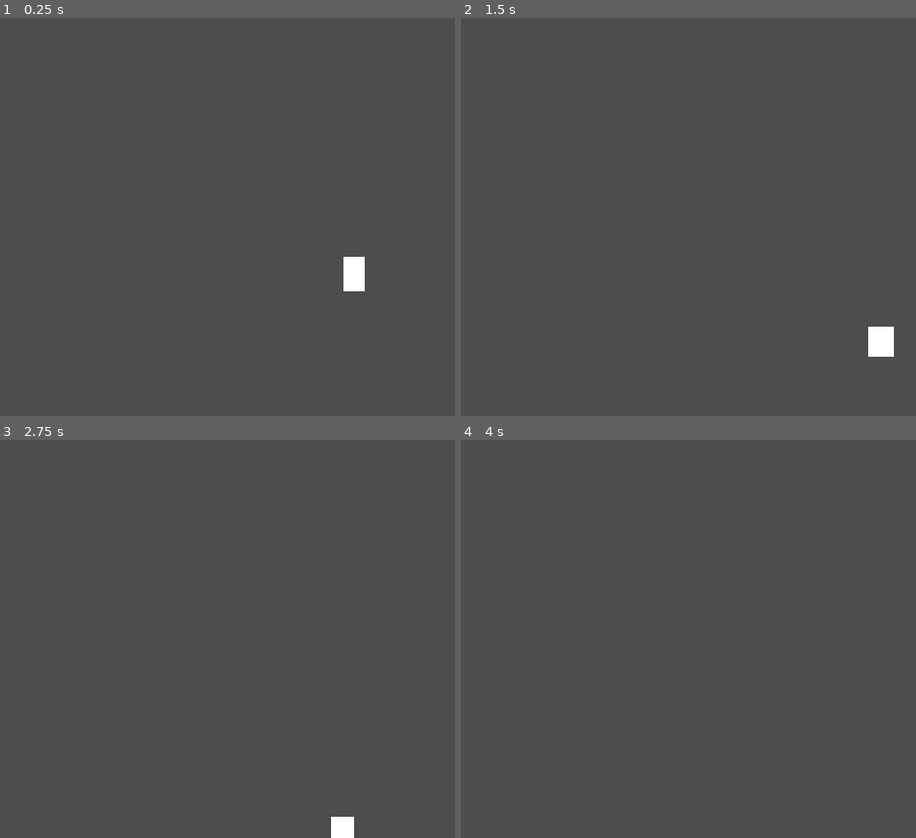
Above: before the commit, frames 1-4 (two rows, left to right).
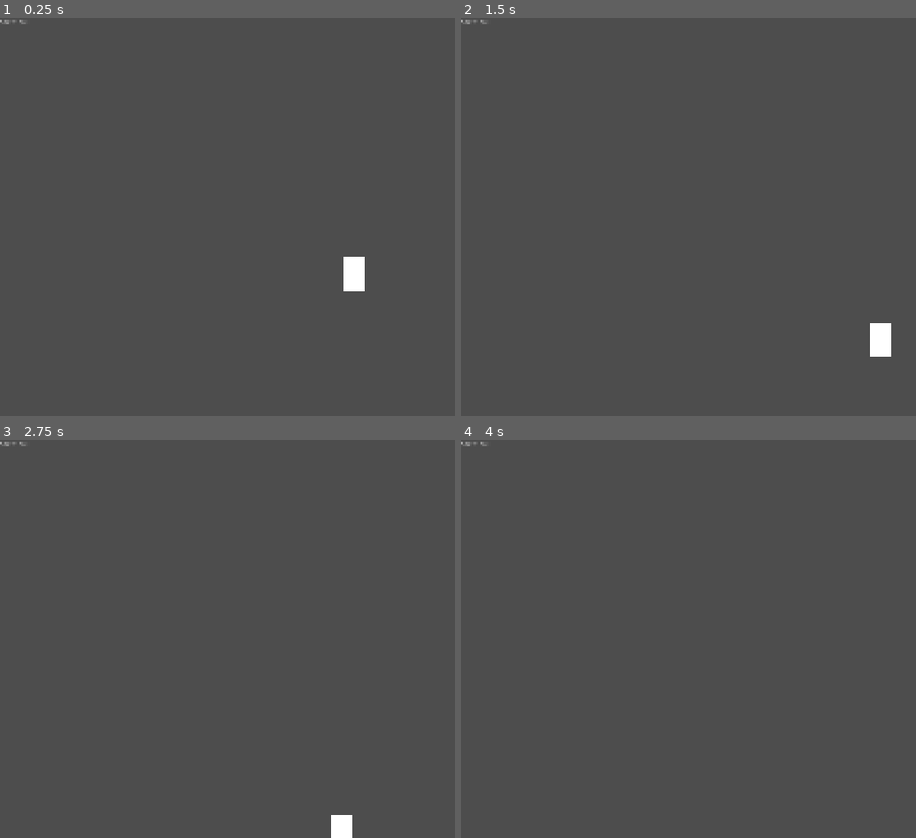
Above: after the commit, the same moments.

Repository: yasukawa426/2d-platformer-godot
Game: Godot game, scene res://scenes/player/player.tscn
The game is run twice, just before and just after one commit, with the same random seed, the same clock (stepped at 60 frames per second) and the same inputs. This scene is started directly instead of the project's main scene.
Inputs (mouse positions are in pixels of both pictures, inside the frame that each line leads up to):
- Up to frame 1 (0.25 s): no input
- Up to frame 2 (1.5 s): move the mouse to (outside the picture) at 0.52 s; hold Space (jump) 0.53-1.28 s; hold D (move_right) from 0.53 s (still down); move the mouse to (674, 236) at 1.27 s; tap Space (jump) at 1.35 s
- Up to frame 3 (2.75 s): tap Space (jump) at 1.52, 1.82 s; move the mouse to (423, 551) at 2.02 s; release D (move_right) at 2.03 s; hold A (move_left) from 2.03 s (still down); hold Space (jump) from 2.03 s (still down)
- Up to frame 4 (4 s): move the mouse to (779, 718) at 2.77 s; release A (move_left) at 2.78 s; release Space (jump) at 2.78 s; hold D (move_right) from 2.78 s (still down); tap Space (jump) at 2.85, 3.02, 3.32 s; tap Enter at 3.5 s; move the mouse to (outside the picture) at 3.52 s; hold Space (jump) from 3.53 s (still down)

The runs differ from the first frame. In frame 1, less than 0.1% of the frame differs, in the area x 0-6%, y 0-2%; in frame 2, 0.1%, in the area x 0-96%, y 0-86%; in frame 3, less than 0.1%; in frame 4, less than 0.1%.

Commit message:
refact: move player logic to state machine with idle, move, jump, and fall states

Diff:
--- /dev/null
+++ b/common/script/State.gd
@@ -0,0 +1,75 @@
+@abstract
+class_name State extends Node
+##  Default base state class each State will extend.
+##  States can implement their own version of predefined functions. If they want to main the predefined behavior they must call `super()` inside its implementation followed by their new wanted behavior.
+
+
+# ## The animation that should be played on this state
+# @export var animation_name: String
+
+## Players max horizontal speed
+const MAX_SPEED: float = 2000 # pixels/s
+## Amount of horizontal speed gained while holding a movement key (left or right). "* 1" means one second for full speed. "* 2" means half a second. / "2 means" 2 seconds.
+const ACCELERATION: float = MAX_SPEED * 1 # pixels/s²
+## Deceleration when going in the opposite direction of the current movement.
+const DECELERATION: float = ACCELERATION * 3
+## Deceleration amount when the player isn't pressening anything. Friction I guess
+const IDLE_DECELERATION: float = ACCELERATION / 2
+
+## Reference to the player so that the state can control it.
+var parent: Player
+
+
+## Returns the gravity vector computed from all sources affecting the player (so normal gravity + area gravitys, etc)
+func _get_gravity() -> Vector2:
+	return parent.get_gravity()
+
+
+func enter() -> void:
+	return
+
+
+func exit() -> void:
+	return
+
+
+## By default, all State apply gravity when not on floor.
+func process_physics(_delta: float) -> State:
+	return
+
+
+func process_frame(_delta: float) -> State:
+	return
+
+
+func process_input(_event: InputEvent) -> State:
+	return
+
+
+func apply_horizontal_movement(direction: float, delta: float):
+	var velocity: Vector2 = parent.velocity
+
+	if direction:
+		#it means we are trying to go in the oposite direction
+		if direction != signf(velocity.x):
+			velocity.x += direction * DECELERATION * delta # so the (des)acceleration is twice as strong
+		else:
+			velocity.x += direction * ACCELERATION * delta
+	else:
+		velocity.x = move_toward(velocity.x, 0, IDLE_DECELERATION * delta)
+
+	velocity.x = clamp(velocity.x, MAX_SPEED * -1, MAX_SPEED)
+
+	parent.velocity = velocity
+
+## fixme: bugged, doesnt reset properly
+func squish() -> void:
+	var velocity = parent.velocity
+	var sprite = parent.sprite
+
+	var multiplier =  abs(velocity.y * 0.00005)
+
+
+	sprite.scale = Vector2(1 - multiplier, 1 + multiplier ) # flatten it maintaining volume. so, shorter but longer
+	#sprite.position.y = multiplier * -100 # move the sprite based on the multiplier so it doesnt start floating
+	#sprite.skew = 1 * multiplier
--- a/scenes/player/player.gd
+++ b/scenes/player/player.gd
@@ -1,52 +1,35 @@
+class_name Player
 extends CharacterBody2D
 
-## Amount of vertical speed gained when jumping
-const JUMP_VELOCITY: float = -1000
-## Players max horizontal speed
-const MAX_SPEED: float = 2000 # pixels/s
-## Amount of horizontal speed gained while holding a movement key (left or right). "* 1" means one second for full speed. "* 2" means half a second. / "2 means" 2 seconds.
-const ACCELERATION: float = MAX_SPEED * 1 # pixels/s²
-## Deceleration when going in the opposite direction of the current movement.
-const DECELERATION: float = ACCELERATION * 3
-## Deceleration amount when the player isn't pressening anything. Friction I guess
-const IDLE_DCELERATION: float = ACCELERATION / 2
+# ## Amount of vertical speed gained when jumping
+# const JUMP_VELOCITY: float = -1000
+# ## Players max horizontal speed
+# const MAX_SPEED: float = 2000 # pixels/s
+# ## Amount of horizontal speed gained while holding a movement key (left or right). "* 1" means one second for full speed. "* 2" means half a second. / "2 means" 2 seconds.
+# const ACCELERATION: float = MAX_SPEED * 1 # pixels/s²
+# ## Deceleration when going in the opposite direction of the current movement.
+# const DECELERATION: float = ACCELERATION * 3
+# ## Deceleration amount when the player isn't pressening anything. Friction I guess
+# const IDLE_DECELERATION: float = ACCELERATION / 2
 
 
 @onready var sprite: MeshInstance2D = $Sprite
+@onready var state_machine: StateMachine = $StateMachine
 
 #TODO: mario side jump ---> <-- Jump.
+const SPEED: float = 300.0
 
-const SPEED: float = 300.0
-func _physics_process(delta: float) -> void:
-	# Add the gravity.
-	if not is_on_floor():
-		velocity += get_gravity() * delta
-
-	# Handle jump.
-	if Input.is_action_just_pressed("jump") and is_on_floor():
-		velocity.y = JUMP_VELOCITY
-
-	# Get the input direction and handle the movement/deceleration.
-	# As good practice, you should replace UI actions with custom gameplay actions.
-	var direction: float = Input.get_axis("move_left", "move_right")
-	if direction:
-		#it means we are trying to go in the oposite direction
-		if direction != signf(velocity.x):
-			velocity.x += direction * DECELERATION * delta # so the (des)acceleration is twice as strong
-		else:
-			velocity.x += direction * ACCELERATION * delta
-	else:
-		velocity.x = move_toward(velocity.x, 0, IDLE_DCELERATION * delta)
+func _ready() -> void:
+	state_machine.init(self)
 
 
-	velocity.x = clamp(velocity.x, MAX_SPEED * -1, MAX_SPEED)
+func _process(delta: float) -> void:
+	state_machine.process_frame(delta)
 
-	flatten()
-	move_and_slide()
 
-func flatten() -> void:
-	var multiplier =  abs(velocity.x * 0.00005)
+func _physics_process(delta: float) -> void:
+	state_machine.process_physics(delta)
 
-	sprite.scale = Vector2(1 + multiplier, 1 - multiplier ) # flatten it maintaining volume. so, shorter but longer
-	sprite.position.y = multiplier * 100 # move the sprite based on the multiplier so it doesnt start floating
-	#sprite.skew = 1 * multiplier
+
+func _unhandled_input(event: InputEvent) -> void:
+	state_machine.process_input(event)
--- a/scenes/player/player.tscn
+++ b/scenes/player/player.tscn
@@ -1,6 +1,11 @@
 [gd_scene format=3 uid="uid://culixhm65yekp"]
 
-[ext_resource type="Script" uid="uid://cjj4idfocuwmf" path="res://scenes/player/player.gd" id="1_3vyb7"]
+[ext_resource type="Script" uid="uid://ch1t5b7um60ey" path="res://scenes/player/player.gd" id="1_75vfm"]
+[ext_resource type="Script" uid="uid://c1j3ux7efe8mi" path="res://scenes/player/state/state_machine.gd" id="2_0owmy"]
+[ext_resource type="Script" uid="uid://by21ors0hqkr1" path="res://scenes/player/state/idle.gd" id="3_qek5x"]
+[ext_resource type="Script" uid="uid://b844klqoit460" path="res://scenes/player/state/move.gd" id="4_5gtgg"]
+[ext_resource type="Script" uid="uid://bspf5ppo5u0dw" path="res://scenes/player/state/fall.gd" id="5_h17s1"]
+[ext_resource type="Script" uid="uid://qjpl30toxcxu" path="res://scenes/player/state/jump.gd" id="6_je7p5"]
 
 [sub_resource type="BoxMesh" id="BoxMesh_cabdp"]
 size = Vector3(100, 150, 1)
@@ -22,3 +27,38 @@
 zoom = Vector2(0.6, 0.6)
 process_callback = 0
 position_smoothing_enabled = true
+
+[node name="StateMachine" type="Node" parent="." unique_id=1175196843 node_paths=PackedStringArray("starting_state")]
+script = ExtResource("2_0owmy")
+starting_state = NodePath("Idle")
+
+[node name="Idle" type="Node" parent="StateMachine" unique_id=1707470922 node_paths=PackedStringArray("move_state", "jump_state", "fall_state")]
+script = ExtResource("3_qek5x")
+move_state = NodePath("../Move")
+jump_state = NodePath("../Jump")
+fall_state = NodePath("../Fall")
+
+[node name="Move" type="Node" parent="StateMachine" unique_id=1352115535 node_paths=PackedStringArray("idle_state", "jump_state", "fall_state")]
+script = ExtResource("4_5gtgg")
+idle_state = NodePath("../Idle")
+jump_state = NodePath("../Jump")
+fall_state = NodePath("../Fall")
+
+[node name="Fall" type="Node" parent="StateMachine" unique_id=183991148 node_paths=PackedStringArray("move_state", "idle_state")]
+script = ExtResource("5_h17s1")
+move_state = NodePath("../Move")
+idle_state = NodePath("../Idle")
+
+[node name="Jump" type="Node" parent="StateMachine" unique_id=1966961449 node_paths=PackedStringArray("fall_state", "idle_state", "move_state")]
+script = ExtResource("6_je7p5")
+fall_state = NodePath("../Fall")
+idle_state = NodePath("../Idle")
+move_state = NodePath("../Move")
+jump_velocity = null
+
+[node name="DebugCanvasLayer" type="CanvasLayer" parent="." unique_id=1569663387]
+visible = false
+
+[node name="StateLabel" type="Label" parent="DebugCanvasLayer" unique_id=740219559]
+offset_right = 40.0
+offset_bottom = 23.0
--- /dev/null
+++ b/scenes/player/state/fall.gd
@@ -0,0 +1,25 @@
+extends State
+
+@export var move_state: State
+@export var idle_state: State
+
+func process_physics(delta: float) -> State:
+	parent.velocity  += _get_gravity() * delta
+
+
+	var direction: float = Input.get_axis("move_left", "move_right")
+	apply_horizontal_movement(direction, delta)
+
+	parent.move_and_slide()
+
+	# if landed on floor go to idle or move states
+	if parent.is_on_floor():
+		if direction == 0:
+			return idle_state
+		else:
+			return move_state
+
+	return
+
+func exit() -> void:
+	squish()
--- /dev/null
+++ b/scenes/player/state/idle.gd
@@ -0,0 +1,25 @@
+extends State
+
+@export var move_state: State
+@export var jump_state: State
+@export var fall_state: State
+
+func process_input(event: InputEvent) -> State:
+	if event.is_action_pressed("jump") and parent.is_on_floor():
+		return jump_state
+
+	if event.is_action_pressed("move_left") or event.is_action_pressed("move_right"):
+		return move_state
+
+	return
+
+
+## Applies gravity. If the player is not on the floor (while still in the idle_state) goes to fall_state
+func process_physics(delta: float) -> State:
+	parent.velocity += _get_gravity() * delta
+	parent.move_and_slide()
+
+	if not parent.is_on_floor():
+		return fall_state
+
+	return
--- /dev/null
+++ b/scenes/player/state/jump.gd
@@ -0,0 +1,39 @@
+extends State
+
+@export var fall_state: State
+@export var idle_state: State
+@export var move_state: State
+
+## Amount of vertical speed gained when jumping
+@export var jump_velocity: float = -1000
+
+
+func enter() -> void:
+	parent.velocity.y = jump_velocity
+
+
+func process_physics(delta: float) -> State:
+	parent.velocity += _get_gravity() * delta
+
+	# if we are no longer going up, change to fall state
+	if parent.velocity.y > 0:
+		return fall_state
+
+	var direction: float = Input.get_axis("move_left", "move_right")
+	apply_horizontal_movement(direction, delta)
+
+	squish()
+
+	parent.move_and_slide()
+
+	# if landed on floor go to idle or move states
+	if parent.is_on_floor():
+		if direction == 0:
+			return idle_state
+		else:
+			return move_state
+
+	return
+
+func exit() -> void:
+	squish()
--- /dev/null
+++ b/scenes/player/state/move.gd
@@ -0,0 +1,38 @@
+extends State
+
+@export var idle_state: State
+@export var jump_state: State
+@export var fall_state: State
+
+func process_physics(delta: float) -> State:
+	var direction: float = Input.get_axis("move_left", "move_right")
+	apply_horizontal_movement(direction, delta)
+
+	if not parent.is_on_floor():
+		return fall_state
+
+	if parent.velocity == Vector2.ZERO and direction == 0:
+		return idle_state
+
+	parent.move_and_slide()
+	flatten()
+	return
+
+func process_input(event: InputEvent) -> State:
+	if event.is_action_pressed("jump") and parent.is_on_floor():
+		return jump_state
+	return
+
+func flatten() -> void:
+	var stretch: float = abs(parent.velocity.x * 0.00005)
+	var squash: float = 1.0 - stretch
+	var sprite = parent.sprite
+
+	# sprite.scale = Vector2(1 + multiplier, 1 - multiplier) # flatten it maintaining volume. so, shorter but longer
+	# sprite.position.y = multiplier * 100 # move the sprite based on the multiplier so it doesnt start floating
+	#sprite.skew = 1 * multiplier
+
+
+
+	sprite.scale = Vector2(1.0 + stretch, squash)
+	sprite.position.y = stretch * 100.0
--- /dev/null
+++ b/scenes/player/state/state_machine.gd
@@ -0,0 +1,53 @@
+class_name StateMachine
+extends Node
+## Handles the player's state. It pass through function for the player to call and changes states as needed.
+
+## Default starting state for the player (probably idle)
+@export var starting_state: State
+
+@onready var state_label: Label = $"../DebugCanvasLayer/StateLabel"
+
+## Current active state.
+var current_state: State
+
+
+## Initializes the state machine, passing a player reference to all avaibles states and then enter the default `stating_state`.
+func init(parent: Player) -> void:
+	for child in get_children(): # give the player node to each state so they can affect the player duh
+		child.parent = parent
+
+	if OS.is_debug_build():
+		$"../DebugCanvasLayer".show()
+
+	change_state(starting_state)# initializes to the default state
+
+
+## Change to the new starting calling any exit logic and then enter logic for new state.
+func change_state(new_state: State) -> void:
+	if current_state:
+		current_state.exit()
+
+	current_state = new_state
+	current_state.enter()
+	state_label.text = "State: " + str(current_state).split(":")[0]
+
+## Pass Physics, Frame and Input process for the player, handling state changes if necessary.
+func process_input(event: InputEvent) -> void:
+	var new_state = current_state.process_input(event)
+
+	if new_state:
+		change_state(new_state)
+
+
+func process_physics(delta: float) -> void:
+	var new_state = current_state.process_physics(delta)
+
+	if new_state:
+		change_state(new_state)
+
+
+func process_frame(delta: float) -> void:
+	var new_state = current_state.process_frame(delta)
+
+	if new_state:
+		change_state(new_state)
Not shown, added: common/script/State.gd.uid
Not shown, changed: scenes/player/player.gd.uid
Not shown: 1 places in scenes/player/player.tscn that only renumber resources
Not shown, added: scenes/player/state/fall.gd.uid
Not shown, added: scenes/player/state/idle.gd.uid
Not shown, added: scenes/player/state/jump.gd.uid
Not shown, added: scenes/player/state/move.gd.uid
Not shown, added: scenes/player/state/state_machine.gd.uid
